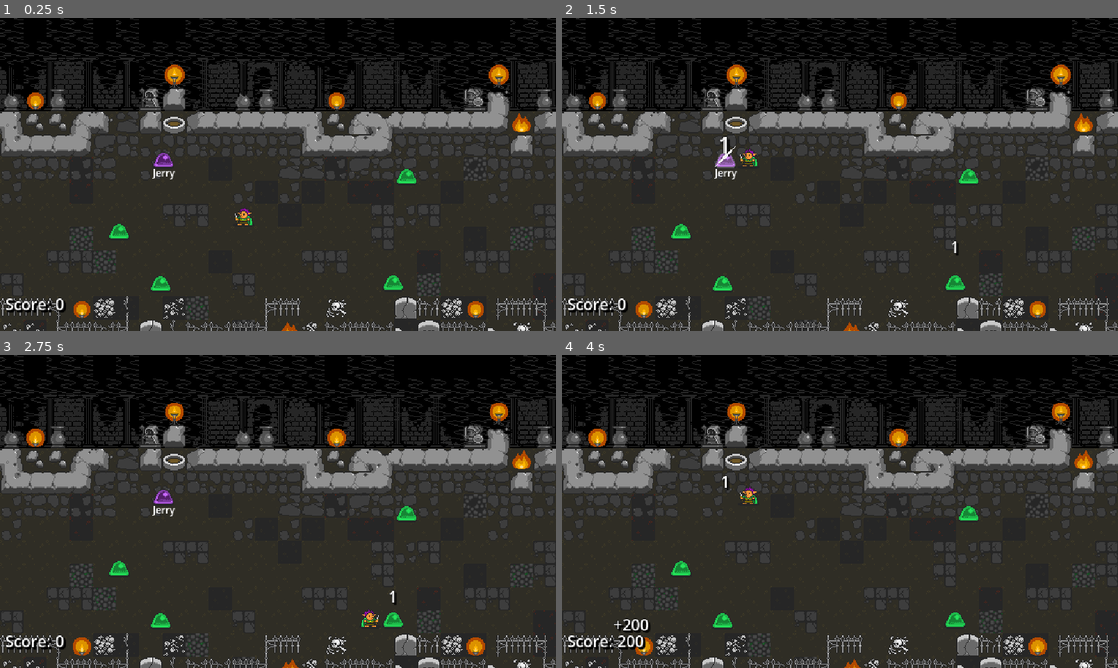
Above: before the commit, frames 1-4 (two rows, left to right).
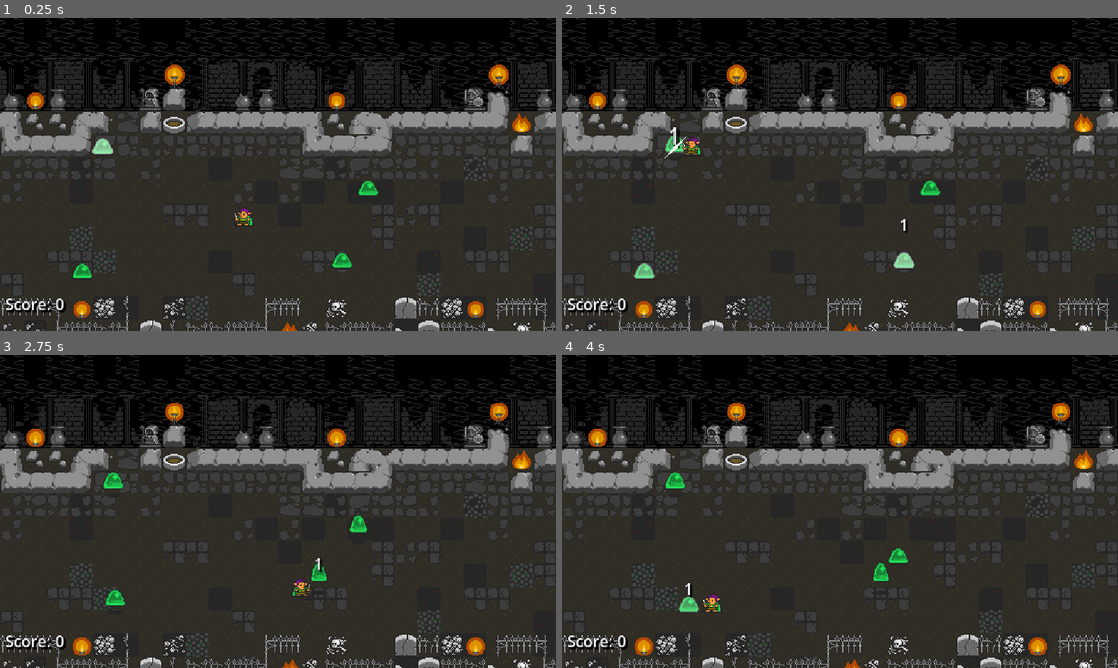
Above: after the commit, the same moments.

Repository: nuzcraft/beat-m-up
Game: Godot game, scene res://scenes/world/world.tscn
The game is run twice, just before and just after one commit, with the same random seed, the same clock (stepped at 60 frames per second) and the same inputs.
Inputs:
- Up to frame 1 (0.25 s): no input
- Up to frame 2 (1.5 s): tap Enter at 0.5 s; hold Right (ui_right) 0.53-1.28 s; hold Left (ui_left) from 1.28 s (still down)
- Up to frame 3 (2.75 s): release Left (ui_left) at 2.03 s; hold Right (ui_right) from 2.03 s (still down)
- Up to frame 4 (4 s): release Right (ui_right) at 3.53 s; hold Left (ui_left) from 3.53 s (still down)

The runs differ from the first frame. In frame 1, 1.1% of the frame differs, in the area x 13-75%, y 38-88%; in frame 2, 1.5%; in frame 3, 1.3%; in frame 4, 1.6%, in the area x 9-75%, y 37-95%.

Commit message:
added slime movement (removed jerry �)

Diff:
--- a/scenes/actor/actor.gd
+++ b/scenes/actor/actor.gd
@@ -25,6 +25,7 @@
 var combo_time: float = 0.5
 
 func _ready():
+	animationPlayer.play("RESET")
 	pass
 
 func _process(delta):
@@ -49,6 +50,8 @@
 func _on_animation_player_animation_finished(anim_name):
 	if anim_name == "jump":
 		animationPlayer.play("RESET")
+	elif anim_name == "RESET":
+		characterSprite.play("idle")
 
 func die():
 	death_animation_playing = true
--- a/scenes/actor/actor.tscn
+++ b/scenes/actor/actor.tscn
@@ -132,6 +132,30 @@
 "transitions": PackedFloat32Array(1),
 "update": 1,
 "values": [0]
+}
+tracks/4/type = "value"
+tracks/4/imported = false
+tracks/4/enabled = true
+tracks/4/path = NodePath("CharacterSprite:scale")
+tracks/4/interp = 1
+tracks/4/loop_wrap = true
+tracks/4/keys = {
+"times": PackedFloat32Array(0),
+"transitions": PackedFloat32Array(1),
+"update": 0,
+"values": [Vector2(1, 1)]
+}
+tracks/5/type = "value"
+tracks/5/imported = false
+tracks/5/enabled = true
+tracks/5/path = NodePath("CharacterSprite:animation")
+tracks/5/interp = 1
+tracks/5/loop_wrap = true
+tracks/5/keys = {
+"times": PackedFloat32Array(0),
+"transitions": PackedFloat32Array(1),
+"update": 1,
+"values": [&"idle"]
 }
 
 [sub_resource type="Animation" id="Animation_fxbbj"]
@@ -214,7 +238,7 @@
 material = SubResource("ShaderMaterial_wweye")
 position = Vector2(0, -12)
 sprite_frames = SubResource("SpriteFrames_qa1uk")
-animation = &"jump"
+animation = &"idle"
 autoplay = "idle"
 
 [node name="AnimationPlayer" type="AnimationPlayer" parent="."]
--- a/scenes/actor/enemy/jerry/jerry.gd
+++ /dev/null
@@ -1,2 +0,0 @@
-extends Enemy
-class_name Jerry
--- a/scenes/actor/enemy/jerry/jerry.tscn
+++ /dev/null
@@ -1,66 +0,0 @@
-[gd_scene load_steps=11 format=3 uid="uid://dxt4v0lpfkke4"]
-
-[ext_resource type="PackedScene" uid="uid://dey3vrrqpebvc" path="res://scenes/actor/enemy/enemy.tscn" id="1_o2jti"]
-[ext_resource type="Shader" path="res://scenes/actor/actor.gdshader" id="2_0bk2h"]
-[ext_resource type="Script" path="res://scenes/actor/enemy/jerry/jerry.gd" id="2_wkapg"]
-[ext_resource type="Texture2D" uid="uid://gg61tcxp0wm4" path="res://assets/sprites/oryx_16bit_fantasy_creatures_trans.png" id="4_6n8h3"]
-
-[sub_resource type="ShaderMaterial" id="ShaderMaterial_jgesk"]
-resource_local_to_scene = true
-shader = ExtResource("2_0bk2h")
-shader_parameter/whitening = 0.0
-
-[sub_resource type="AtlasTexture" id="AtlasTexture_sjalo"]
-atlas = ExtResource("4_6n8h3")
-region = Rect2(24, 336, 24, 24)
-
-[sub_resource type="AtlasTexture" id="AtlasTexture_htmi7"]
-atlas = ExtResource("4_6n8h3")
-region = Rect2(24, 312, 24, 24)
-
-[sub_resource type="AtlasTexture" id="AtlasTexture_ernpr"]
-atlas = ExtResource("4_6n8h3")
-region = Rect2(24, 336, 24, 24)
-
-[sub_resource type="SpriteFrames" id="SpriteFrames_cyuwv"]
-animations = [{
-"frames": [{
-"duration": 1.0,
-"texture": SubResource("AtlasTexture_sjalo")
-}],
-"loop": true,
-"name": &"attack",
-"speed": 5.0
-}, {
-"frames": [{
-"duration": 1.0,
-"texture": SubResource("AtlasTexture_htmi7")
-}, {
-"duration": 1.0,
-"texture": SubResource("AtlasTexture_ernpr")
-}],
-"loop": true,
-"name": &"idle",
-"speed": 5.0
-}]
-
-[sub_resource type="LabelSettings" id="LabelSettings_sq274"]
-font_size = 10
-
-[node name="Jerry" instance=ExtResource("1_o2jti")]
-script = ExtResource("2_wkapg")
-points = 200
-health = 2
-
-[node name="CharacterSprite" parent="." index="1"]
-material = SubResource("ShaderMaterial_jgesk")
-sprite_frames = SubResource("SpriteFrames_cyuwv")
-animation = &"attack"
-
-[node name="NameLabel" type="Label" parent="CharacterSprite" index="0"]
-offset_left = -11.0
-offset_top = 10.0
-offset_right = 12.0
-offset_bottom = 27.0
-text = "Jerry"
-label_settings = SubResource("LabelSettings_sq274")
--- /dev/null
+++ b/scenes/actor/enemy/slime/slime.gd
@@ -0,0 +1,39 @@
+extends Enemy
+class_name Slime
+
+signal attack(actor, target)
+
+@onready var windUpTimer: Timer = $WindUpTimer
+@onready var jumpTimer: Timer = $JumpTimer
+
+@export var target: Actor
+@export var speed: int = 1
+
+func _ready():
+	randomize()
+	jumpTimer.stop()
+	jumpTimer.wait_time = randf_range(0, jumpTimer.wait_time)
+	jumpTimer.start()
+	print(jumpTimer.wait_time)
+
+func _process(delta):
+	super(delta)
+	if animationPlayer.is_playing() && animationPlayer.assigned_animation == "slime_jump":
+		global_position = global_position.move_toward(target.global_position, speed)
+
+func _on_jump_timer_timeout():
+	animationPlayer.play("slime_pre_jump")
+	windUpTimer.wait_time = 1
+	windUpTimer.start()
+
+func _on_animation_player_animation_finished(anim_name):
+	super(anim_name)
+	if anim_name == "slime_jump":
+		animationPlayer.play("RESET")
+
+func _on_wind_up_timer_timeout():
+	animationPlayer.play("slime_jump")
+	jumpTimer.wait_time = 3.5
+	jumpTimer.start()
+	if global_position.distance_to(target.global_position) < 30:
+		attack.emit(self, target)
--- /dev/null
+++ b/scenes/actor/enemy/slime/slime.tscn
@@ -0,0 +1,349 @@
+[gd_scene load_steps=18 format=3 uid="uid://brd0kac4jp2vl"]
+
+[ext_resource type="PackedScene" uid="uid://dey3vrrqpebvc" path="res://scenes/actor/enemy/enemy.tscn" id="1_qt3ec"]
+[ext_resource type="Script" path="res://scenes/actor/enemy/slime/slime.gd" id="2_4alqi"]
+[ext_resource type="Shader" path="res://scenes/actor/actor.gdshader" id="2_yrbyr"]
+[ext_resource type="Texture2D" uid="uid://gg61tcxp0wm4" path="res://assets/sprites/oryx_16bit_fantasy_creatures_trans.png" id="4_oe56u"]
+
+[sub_resource type="ShaderMaterial" id="ShaderMaterial_knwp0"]
+resource_local_to_scene = true
+shader = ExtResource("2_yrbyr")
+shader_parameter/whitening = 0.0
+
+[sub_resource type="AtlasTexture" id="AtlasTexture_et3ct"]
+atlas = ExtResource("4_oe56u")
+region = Rect2(48, 336, 24, 24)
+
+[sub_resource type="AtlasTexture" id="AtlasTexture_0l6ur"]
+atlas = ExtResource("4_oe56u")
+region = Rect2(48, 312, 24, 24)
+
+[sub_resource type="AtlasTexture" id="AtlasTexture_ymlrn"]
+atlas = ExtResource("4_oe56u")
+region = Rect2(48, 336, 24, 24)
+
+[sub_resource type="AtlasTexture" id="AtlasTexture_lnvpn"]
+atlas = ExtResource("4_oe56u")
+region = Rect2(48, 336, 24, 24)
+
+[sub_resource type="AtlasTexture" id="AtlasTexture_m2atk"]
+atlas = ExtResource("4_oe56u")
+region = Rect2(48, 312, 24, 24)
+
+[sub_resource type="SpriteFrames" id="SpriteFrames_s2rbv"]
+animations = [{
+"frames": [{
+"duration": 1.0,
+"texture": SubResource("AtlasTexture_et3ct")
+}],
+"loop": true,
+"name": &"attack",
+"speed": 5.0
+}, {
+"frames": [{
+"duration": 1.0,
+"texture": SubResource("AtlasTexture_0l6ur")
+}, {
+"duration": 1.0,
+"texture": SubResource("AtlasTexture_ymlrn")
+}],
+"loop": true,
+"name": &"idle",
+"speed": 5.0
+}, {
+"frames": [{
+"duration": 1.0,
+"texture": SubResource("AtlasTexture_lnvpn")
+}, {
+"duration": 1.0,
+"texture": SubResource("AtlasTexture_m2atk")
+}],
+"loop": false,
+"name": &"jump",
+"speed": 5.0
+}]
+
+[sub_resource type="Animation" id="Animation_447o8"]
+length = 0.001
+tracks/0/type = "value"
+tracks/0/imported = false
+tracks/0/enabled = true
+tracks/0/path = NodePath("CharacterSprite:material:shader_parameter/whitening")
+tracks/0/interp = 1
+tracks/0/loop_wrap = true
+tracks/0/keys = {
+"times": PackedFloat32Array(0),
+"transitions": PackedFloat32Array(1),
+"update": 0,
+"values": [0.0]
+}
+tracks/1/type = "value"
+tracks/1/imported = false
+tracks/1/enabled = true
+tracks/1/path = NodePath("CharacterSprite:position")
+tracks/1/interp = 1
+tracks/1/loop_wrap = true
+tracks/1/keys = {
+"times": PackedFloat32Array(0),
+"transitions": PackedFloat32Array(1),
+"update": 0,
+"values": [Vector2(0, -12)]
+}
+tracks/2/type = "value"
+tracks/2/imported = false
+tracks/2/enabled = true
+tracks/2/path = NodePath("ShadowSprite:animation")
+tracks/2/interp = 1
+tracks/2/loop_wrap = true
+tracks/2/keys = {
+"times": PackedFloat32Array(0),
+"transitions": PackedFloat32Array(1),
+"update": 1,
+"values": [&"idle"]
+}
+tracks/3/type = "value"
+tracks/3/imported = false
+tracks/3/enabled = true
+tracks/3/path = NodePath("ShadowSprite:frame")
+tracks/3/interp = 1
+tracks/3/loop_wrap = true
+tracks/3/keys = {
+"times": PackedFloat32Array(0),
+"transitions": PackedFloat32Array(1),
+"update": 1,
+"values": [0]
+}
+tracks/4/type = "value"
+tracks/4/imported = false
+tracks/4/enabled = true
+tracks/4/path = NodePath("CharacterSprite:scale")
+tracks/4/interp = 1
+tracks/4/loop_wrap = true
+tracks/4/keys = {
+"times": PackedFloat32Array(0),
+"transitions": PackedFloat32Array(1),
+"update": 0,
+"values": [Vector2(1, 1)]
+}
+tracks/5/type = "value"
+tracks/5/imported = false
+tracks/5/enabled = true
+tracks/5/path = NodePath("CharacterSprite:animation")
+tracks/5/interp = 1
+tracks/5/loop_wrap = true
+tracks/5/keys = {
+"times": PackedFloat32Array(0),
+"transitions": PackedFloat32Array(1),
+"update": 1,
+"values": [&"idle"]
+}
+
+[sub_resource type="Animation" id="Animation_fxbbj"]
+resource_name = "jump"
+length = 0.1
+step = 0.02
+tracks/0/type = "value"
+tracks/0/imported = false
+tracks/0/enabled = true
+tracks/0/path = NodePath("CharacterSprite:position")
+tracks/0/interp = 1
+tracks/0/loop_wrap = true
+tracks/0/keys = {
+"times": PackedFloat32Array(0, 0.04),
+"transitions": PackedFloat32Array(1, 1),
+"update": 0,
+"values": [Vector2(0, -12), Vector2(0, -18)]
+}
+tracks/1/type = "value"
+tracks/1/imported = false
+tracks/1/enabled = true
+tracks/1/path = NodePath("ShadowSprite:animation")
+tracks/1/interp = 1
+tracks/1/loop_wrap = true
+tracks/1/keys = {
+"times": PackedFloat32Array(0),
+"transitions": PackedFloat32Array(1),
+"update": 1,
+"values": [&"jump"]
+}
+tracks/2/type = "value"
+tracks/2/imported = false
+tracks/2/enabled = true
+tracks/2/path = NodePath("ShadowSprite:frame")
+tracks/2/interp = 1
+tracks/2/loop_wrap = true
+tracks/2/keys = {
+"times": PackedFloat32Array(0, 0.02, 0.04),
+"transitions": PackedFloat32Array(1, 1, 1),
+"update": 1,
+"values": [0, 1, 2]
+}
+
+[sub_resource type="Animation" id="Animation_wgs6i"]
+resource_name = "take_damage"
+length = 0.5
+step = 0.125
+tracks/0/type = "value"
+tracks/0/imported = false
+tracks/0/enabled = true
+tracks/0/path = NodePath("CharacterSprite:material:shader_parameter/whitening")
+tracks/0/interp = 1
+tracks/0/loop_wrap = true
+tracks/0/keys = {
+"times": PackedFloat32Array(0, 0.125, 0.25, 0.375),
+"transitions": PackedFloat32Array(-2, -2, -2, -2),
+"update": 0,
+"values": [0.5, 0.0, 0.5, 0.0]
+}
+
+[sub_resource type="Animation" id="Animation_dvti4"]
+resource_name = "slime_jump"
+length = 0.75
+step = 0.05
+tracks/0/type = "value"
+tracks/0/imported = false
+tracks/0/enabled = true
+tracks/0/path = NodePath("ShadowSprite:frame")
+tracks/0/interp = 1
+tracks/0/loop_wrap = true
+tracks/0/keys = {
+"times": PackedFloat32Array(0, 0.05, 0.25, 0.4, 0.7),
+"transitions": PackedFloat32Array(1, 1, 1, 1, 1),
+"update": 1,
+"values": [0, 1, 2, 1, 0]
+}
+tracks/1/type = "value"
+tracks/1/imported = false
+tracks/1/enabled = true
+tracks/1/path = NodePath("CharacterSprite:animation")
+tracks/1/interp = 1
+tracks/1/loop_wrap = true
+tracks/1/keys = {
+"times": PackedFloat32Array(0),
+"transitions": PackedFloat32Array(1),
+"update": 1,
+"values": [&"jump"]
+}
+tracks/2/type = "value"
+tracks/2/imported = false
+tracks/2/enabled = true
+tracks/2/path = NodePath("CharacterSprite:frame")
+tracks/2/interp = 1
+tracks/2/loop_wrap = true
+tracks/2/keys = {
+"times": PackedFloat32Array(0, 0.05, 0.75),
+"transitions": PackedFloat32Array(1, 1, 1),
+"update": 1,
+"values": [0, 1, 0]
+}
+tracks/3/type = "value"
+tracks/3/imported = false
+tracks/3/enabled = true
+tracks/3/path = NodePath("ShadowSprite:animation")
+tracks/3/interp = 1
+tracks/3/loop_wrap = true
+tracks/3/keys = {
+"times": PackedFloat32Array(0),
+"transitions": PackedFloat32Array(1),
+"update": 1,
+"values": [&"jump"]
+}
+tracks/4/type = "value"
+tracks/4/imported = false
+tracks/4/enabled = true
+tracks/4/path = NodePath("CharacterSprite:position")
+tracks/4/interp = 1
+tracks/4/loop_wrap = true
+tracks/4/keys = {
+"times": PackedFloat32Array(0, 0.35, 0.75),
+"transitions": PackedFloat32Array(-2, -2, -2),
+"update": 0,
+"values": [Vector2(0, -9), Vector2(0, -28), Vector2(0, -9)]
+}
+tracks/5/type = "value"
+tracks/5/imported = false
+tracks/5/enabled = true
+tracks/5/path = NodePath("CharacterSprite:scale")
+tracks/5/interp = 1
+tracks/5/loop_wrap = true
+tracks/5/keys = {
+"times": PackedFloat32Array(0, 0.35, 0.75),
+"transitions": PackedFloat32Array(-2, -2, -2),
+"update": 0,
+"values": [Vector2(1.25, 0.75), Vector2(0.75, 1.25), Vector2(1.25, 0.75)]
+}
+tracks/6/type = "value"
+tracks/6/imported = false
+tracks/6/enabled = true
+tracks/6/path = NodePath("CharacterSprite:material:shader_parameter/whitening")
+tracks/6/interp = 1
+tracks/6/loop_wrap = true
+tracks/6/keys = {
+"times": PackedFloat32Array(0),
+"transitions": PackedFloat32Array(1),
+"update": 0,
+"values": [0.0]
+}
+
+[sub_resource type="Animation" id="Animation_paxk8"]
+resource_name = "slime_pre_jump"
+length = 0.25
+loop_mode = 1
+step = 0.125
+tracks/0/type = "value"
+tracks/0/imported = false
+tracks/0/enabled = true
+tracks/0/path = NodePath("CharacterSprite:animation")
+tracks/0/interp = 1
+tracks/0/loop_wrap = true
+tracks/0/keys = {
+"times": PackedFloat32Array(0),
+"transitions": PackedFloat32Array(1),
+"update": 1,
+"values": [&"attack"]
+}
+tracks/1/type = "value"
+tracks/1/imported = false
+tracks/1/enabled = true
+tracks/1/path = NodePath("CharacterSprite:material:shader_parameter/whitening")
+tracks/1/interp = 1
+tracks/1/loop_wrap = true
+tracks/1/keys = {
+"times": PackedFloat32Array(0, 0.125),
+"transitions": PackedFloat32Array(-2, -2),
+"update": 0,
+"values": [0.5, 0.0]
+}
+
+[sub_resource type="AnimationLibrary" id="AnimationLibrary_mth55"]
+_data = {
+"RESET": SubResource("Animation_447o8"),
+"jump": SubResource("Animation_fxbbj"),
+"slime_jump": SubResource("Animation_dvti4"),
+"slime_pre_jump": SubResource("Animation_paxk8"),
+"take_damage": SubResource("Animation_wgs6i")
+}
+
+[node name="Slime" instance=ExtResource("1_qt3ec")]
+script = ExtResource("2_4alqi")
+speed = 1
+
+[node name="CharacterSprite" parent="." index="1"]
+material = SubResource("ShaderMaterial_knwp0")
+sprite_frames = SubResource("SpriteFrames_s2rbv")
+
+[node name="AnimationPlayer" parent="." index="2"]
+libraries = {
+"": SubResource("AnimationLibrary_mth55")
+}
+
+[node name="JumpTimer" type="Timer" parent="." index="4"]
+wait_time = 3.5
+one_shot = true
+autostart = true
+
+[node name="WindUpTimer" type="Timer" parent="." index="5"]
+one_shot = true
+
+[connection signal="timeout" from="JumpTimer" to="." method="_on_jump_timer_timeout"]
+[connection signal="timeout" from="WindUpTimer" to="." method="_on_wind_up_timer_timeout"]
--- a/scenes/actor/hero/hero.gd
+++ b/scenes/actor/hero/hero.gd
@@ -1,2 +1,5 @@
 extends Actor
 class_name Hero
+
+func die():
+	get_tree().reload_current_scene()
--- a/scenes/actor/hero/hero.tscn
+++ b/scenes/actor/hero/hero.tscn
@@ -50,4 +50,3 @@
 [node name="CharacterSprite" parent="." index="1"]
 material = SubResource("ShaderMaterial_wnwcl")
 sprite_frames = SubResource("SpriteFrames_dhngl")
-animation = &"attack"
--- a/scenes/world/world.gd
+++ b/scenes/world/world.gd
@@ -13,8 +13,8 @@
 	update_score_number_label(score)
 	for enemy in get_tree().get_nodes_in_group("enemies"):
 		enemy.died.connect(_on_enemy_died)
+		enemy.attack.connect(_on_enemy_attack)
 	pass # Replace with function body.
-
 
 # Called every frame. 'delta' is the elapsed time since the previous frame.
 func _process(delta):
@@ -87,5 +87,9 @@
 	floating_number.offset = Vector2(5, -5)
 	add_child(floating_number)
 
+func _on_enemy_attack(actor, target):
+	attack(actor, target)
+
+
 func update_score_number_label(number:int):
 	$HUD/HUDControls/ScoreContainer/ScoreNumberLabel.text = str(number)
--- a/scenes/world/world.tscn
+++ b/scenes/world/world.tscn
@@ -1,13 +1,12 @@
-[gd_scene load_steps=13 format=3 uid="uid://cgjdmis0x5c2"]
+[gd_scene load_steps=12 format=3 uid="uid://cgjdmis0x5c2"]
 
 [ext_resource type="PackedScene" uid="uid://c542urqo3hlwn" path="res://scenes/actor/hero/hero.tscn" id="1_4tnvd"]
 [ext_resource type="Script" path="res://scenes/world/world.gd" id="1_bmblk"]
 [ext_resource type="Texture2D" uid="uid://cbegbt4njsigu" path="res://assets/sprites/oryx_16bit_fantasy_world.png" id="2_8apsn"]
 [ext_resource type="PackedScene" uid="uid://b2qv7j6fcq01e" path="res://scenes/shake_camera/shake_camera.tscn" id="2_h8emb"]
-[ext_resource type="PackedScene" uid="uid://dey3vrrqpebvc" path="res://scenes/actor/enemy/enemy.tscn" id="2_x7qlw"]
 [ext_resource type="Texture2D" uid="uid://dm176fimafag7" path="res://assets/sprites/oryx_16bit_fantasy_world_trans.png" id="3_l7og5"]
 [ext_resource type="Texture2D" uid="uid://bnnekjql5u1aa" path="res://assets/sprites/oryx_16bit_background_trans.png" id="4_rf1xq"]
-[ext_resource type="PackedScene" uid="uid://dxt4v0lpfkke4" path="res://scenes/actor/enemy/jerry/jerry.tscn" id="4_rtd4x"]
+[ext_resource type="PackedScene" uid="uid://brd0kac4jp2vl" path="res://scenes/actor/enemy/slime/slime.tscn" id="8_jdslj"]
 
 [sub_resource type="LabelSettings" id="LabelSettings_g77hg"]
 outline_size = 2
@@ -4219,17 +4218,18 @@
 [node name="Hero" parent="." instance=ExtResource("1_4tnvd")]
 position = Vector2(252, 215)
 
-[node name="Enemy" parent="." instance=ExtResource("2_x7qlw")]
-position = Vector2(123, 229)
+[node name="Slime" parent="." node_paths=PackedStringArray("target") instance=ExtResource("8_jdslj")]
+position = Vector2(106, 141)
+target = NodePath("../Hero")
 
-[node name="Enemy2" parent="." instance=ExtResource("2_x7qlw")]
-position = Vector2(166, 283)
+[node name="Slime2" parent="." node_paths=PackedStringArray("target") instance=ExtResource("8_jdslj")]
+position = Vector2(85, 270)
+target = NodePath("../Hero")
 
-[node name="Enemy3" parent="." instance=ExtResource("2_x7qlw")]
-position = Vector2(421, 172)
+[node name="Slime3" parent="." node_paths=PackedStringArray("target") instance=ExtResource("8_jdslj")]
+position = Vector2(354, 259)
+target = NodePath("../Hero")
 
-[node name="Enemy4" parent="." instance=ExtResource("2_x7qlw")]
-position = Vector2(407, 282)
-
-[node name="Jerry" parent="." instance=ExtResource("4_rtd4x")]
-position = Vector2(169, 155)
+[node name="Slime4" parent="." node_paths=PackedStringArray("target") instance=ExtResource("8_jdslj")]
+position = Vector2(381, 184)
+target = NodePath("../Hero")
Binary file added: development/012_slime_movement.gif
Not shown, changed: DEVNOTES.md
